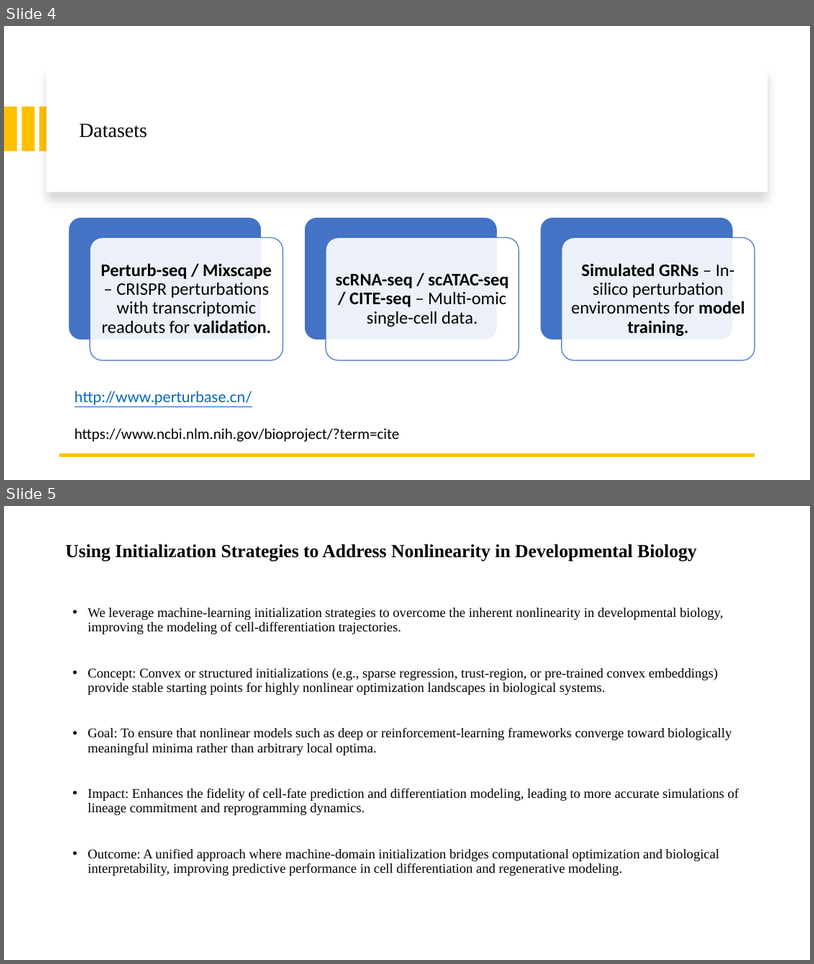
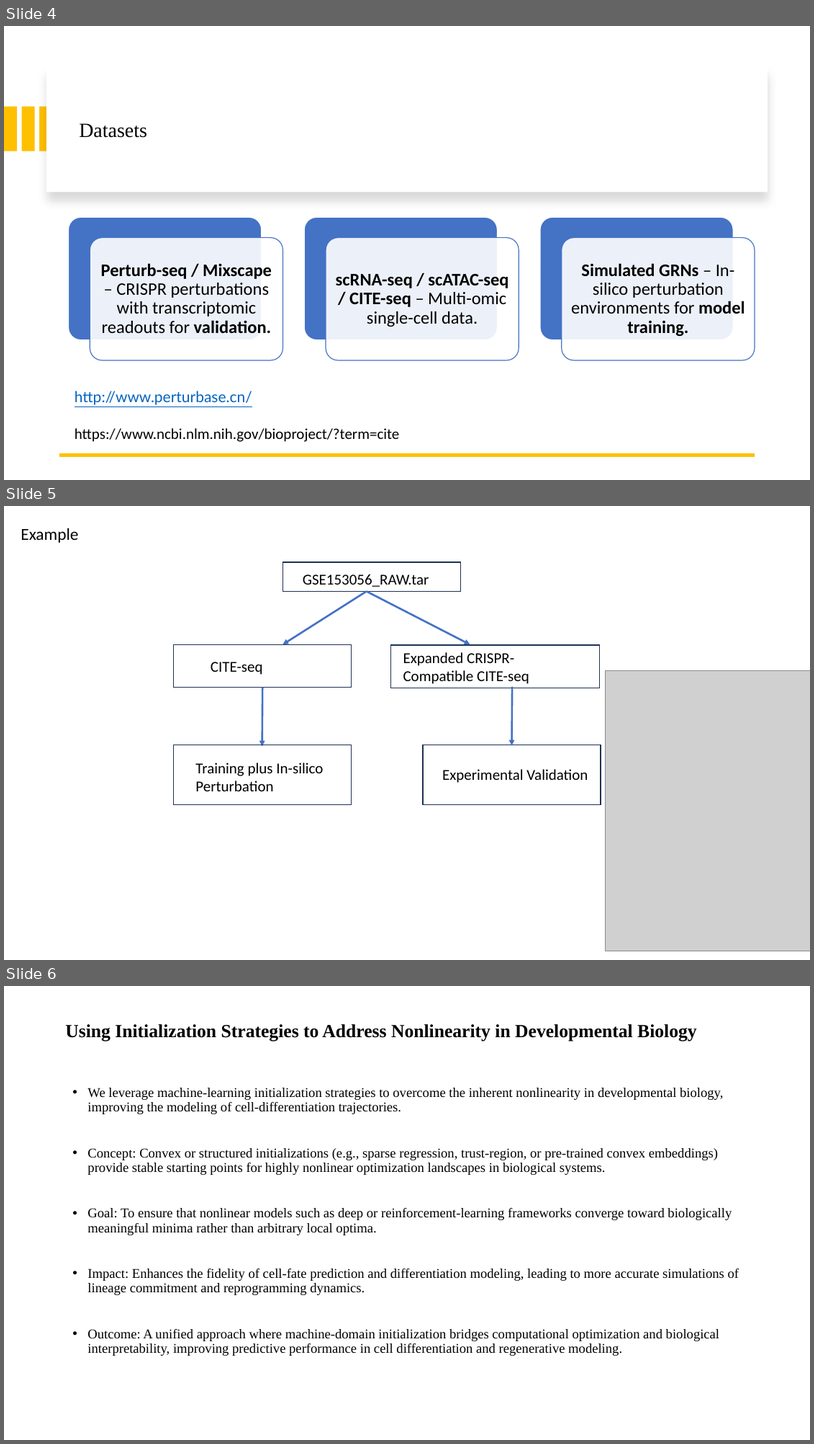
Before and after one commit to boabangf/GNN_RL_gene_trajectory_perturbation, a slide deck: ppt slides for omic codeathon.pptx. Shown one above the other, each under a label of ours: slides 4 and 5 before the commit, slides 4, 5 and 6 after it. The pictures are 814x964 and 814x1444 pixels, drawn with LibreOffice and Linux fonts; fonts in the diff are those of the drawing; grey boxes stand for pictures. Boxes give left, top, right and bottom in pixels: in the first picture for what was removed or moved away, otherwise in the second. Text is boxed around its words. In the diff, an @@ line names an element or a change of style, - is before the commit and + after.

```diff
--- a/ppt slides for omic codeathon.pptx
+++ b/ppt slides for omic codeathon.pptx
@@ slide 5 added at [4, 506, 810, 960], background #FFFFFF @@
@@ title added at [21, 528, 78, 543], 20 pt, text #000000 @@
+Example
@@ rectangle added at [283, 562, 460, 591], outline #1E3256 1 pt @@
@@ arrow added from (367, 591) to (283, 644), #4472C4 2.25 pt @@
@@ text added at [303, 574, 430, 587], 18 pt, text #000000 @@
+GSE153056_RAW.tar
@@ arrow added from (367, 591) to (471, 644), #4472C4 2.25 pt @@
@@ rectangle added at [174, 644, 352, 687], outline #1E3256 1 pt @@
@@ rectangle added at [391, 645, 600, 688], outline #1E3256 1 pt @@
@@ text added at [404, 652, 530, 684], 18 pt, text #000000 @@
+Expanded CRISPR-
+Compatible CITE-seq
@@ text added at [211, 662, 263, 674], 18 pt, text #000000 @@
+CITE-seq
@@ picture added at [606, 671, 810, 951] @@
@@ arrow added from (263, 687) to (262, 746), #4472C4 2.25 pt @@
@@ arrow added from (513, 686) to (512, 746), #4472C4 2.25 pt @@
@@ rectangle added at [174, 745, 352, 805], outline #1E3256 1 pt @@
@@ text added at [196, 762, 323, 791], 18 pt, text #000000 @@
+Training plus In-silico
+Perturbation
@@ rectangle added at [423, 745, 601, 805], outline #1E3256 1 pt @@
@@ text added at [442, 769, 588, 782], 18 pt, text #000000 @@
+Experimental Validation
@@ what was slide 5 is now slide 6 @@
```
Also in this commit, not shown: 4 slides changed, 2 other slides added, 2 slides removed.
